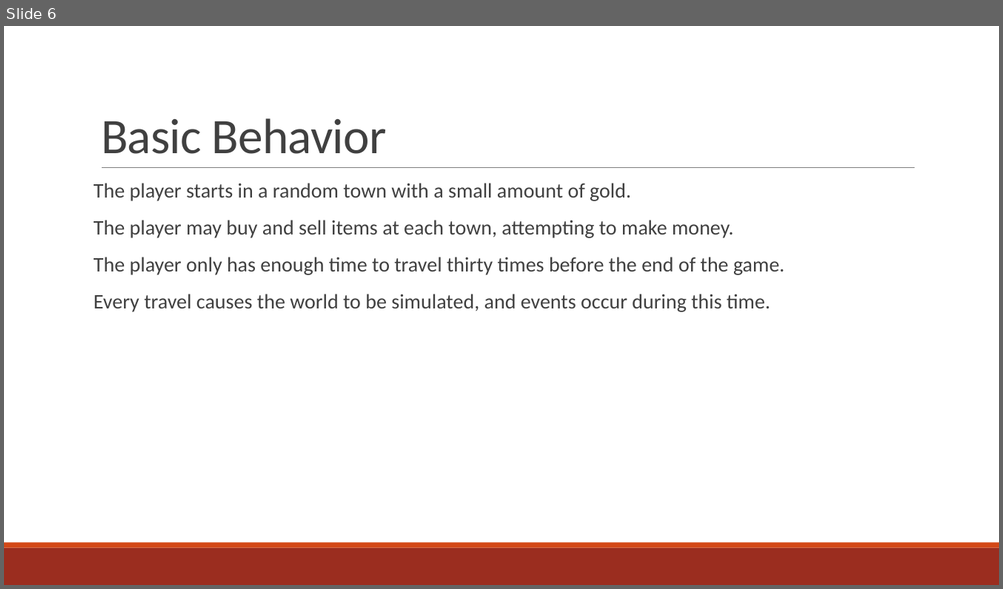
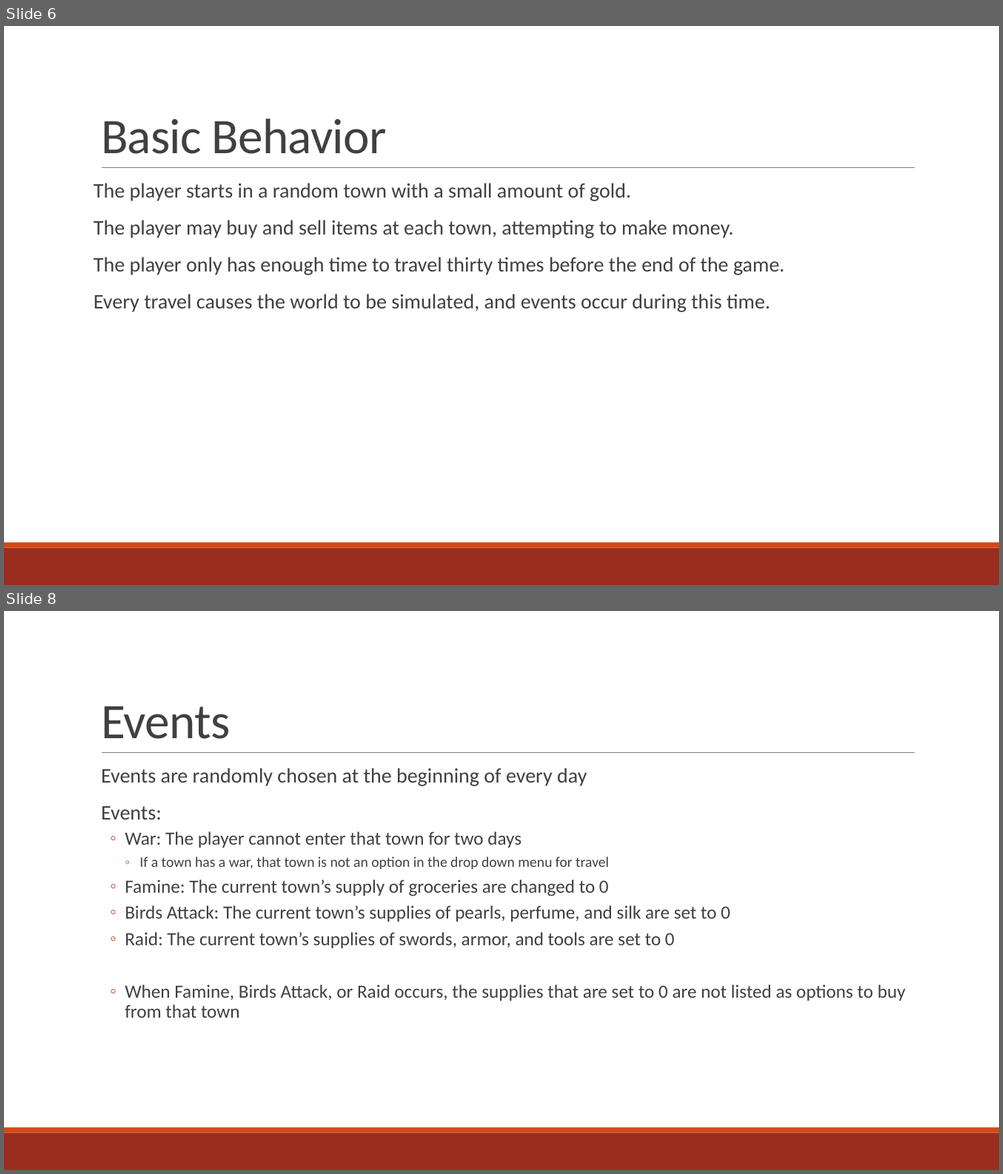
Before and after one commit to JSybrandt/TradingGame, a slide deck: PRESENTATION.pptx. Shown one above the other, each under a label of ours: slide 6 before the commit, slides 6 and 8 after it; the slides between them are not shown. The pictures are 1003x589 and 1003x1174 pixels, drawn with LibreOffice and Linux fonts; fonts in the diff are those of the drawing. Boxes give left, top, right and bottom in pixels: in the first picture for what was removed or moved away, otherwise in the second. Text is boxed around its words. In the diff, an @@ line names an element or a change of style, - is before the commit and + after.

```diff
--- a/PRESENTATION.pptx
+++ b/PRESENTATION.pptx
@@ slide 8 added at (4, 611, 999, 1170), background #FFFFFF; not listed: 3 template elements that a slide beside it also shows @@
@@ title added at (101, 706, 230, 739), 48 pt, text #404040 @@
+Events
@@ text added at (101, 768, 905, 1018), 18 pt, text #404040 @@
+  Events are randomly chosen at the beginning of every day
+  Events:
+  ◦ War: The player cannot enter that town for two days
+    ◦ If a town has a war, that town is not an option in the drop down menu for travel
+  ◦ Famine: The current town’s supply of groceries are changed to 0
+  ◦ Birds Attack: The current town’s supplies of pearls, perfume, and silk are set to 0
+  ◦ Raid: The current town’s supplies of swords, armor, and tools are set to 0
+  ◦ When Famine, Birds Attack, or Raid occurs, the supplies that are set to 0 are not listed as options to buy from that town
```
Also in this commit, not shown: 3 slides changed, 2 other slides added, 16 other files.
